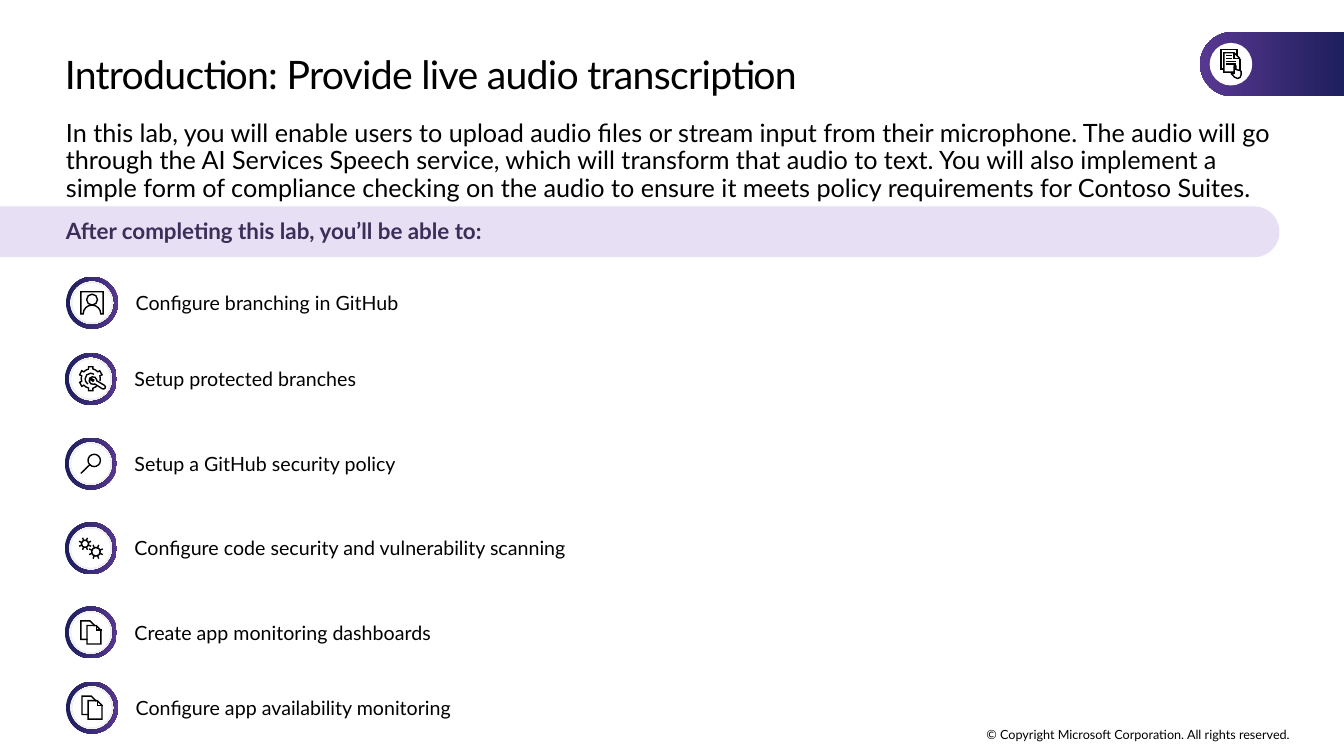
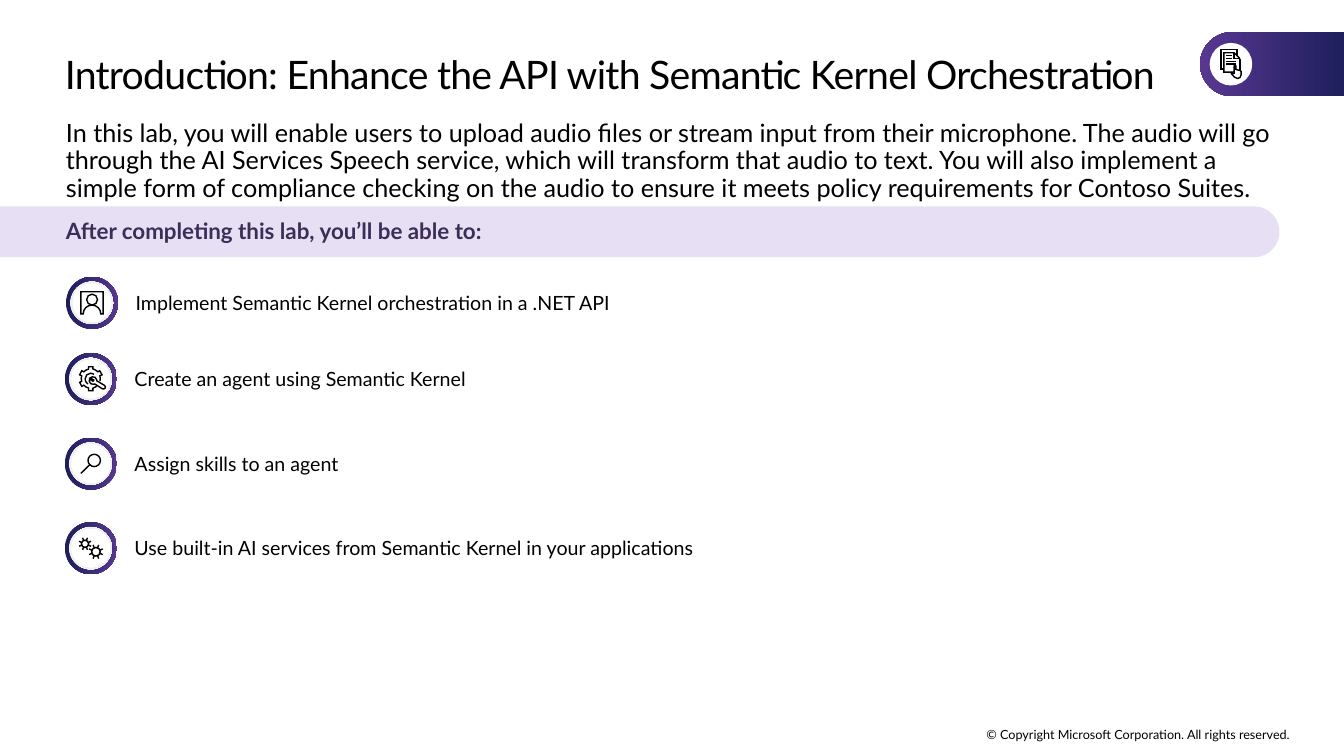
Before and after one commit to microsoft/TechExcel-Integrating-Azure-PaaS-and-AI-Services-for-AI-Design-Wins, a slide deck: slide 36 of slides/Lab Slides.pptx (slide 38 before the commit). Drawn at 1344x756 pixels with LibreOffice and Linux fonts; fonts in the diff are those of the drawing. Boxes give left, top, right and bottom in pixels: in the first picture for what was removed or moved away, otherwise in the second. Text is boxed around its words. In the diff, an @@ line names an element or a change of style, - is before the commit and + after.

```diff
--- a/slides/Lab Slides.pptx
+++ b/slides/Lab Slides.pptx
@@ title at (x1=65, y1=60, x2=1155, y2=90): text changed @@
-Introduction: Provide live audio transcription
+Introduction: Enhance the API with Semantic Kernel Orchestration
@@ text at (x1=136, y1=295, x2=610, y2=314): text changed @@
-  Configure branching in GitHub
+  Implement Semantic Kernel orchestration in a .NET API
@@ text at (x1=134, y1=371, x2=466, y2=390): text changed @@
-  Setup protected branches
+  Create an agent using Semantic Kernel
@@ text at (x1=134, y1=456, x2=338, y2=475): text changed @@
-  Setup a GitHub security policy
+  Assign skills to an agent
@@ text at (x1=134, y1=540, x2=693, y2=559): text changed @@
-  Configure code security and vulnerability scanning
+  Use built-in AI services from Semantic Kernel in your applications
@@ donut removed at (x1=65, y1=607, x2=117, y2=659) @@
@@ ellipse removed at (x1=72, y1=613, x2=111, y2=652) @@
@@ freeform shape removed at (x1=81, y1=621, x2=101, y2=644) @@
@@ text removed at (x1=134, y1=625, x2=431, y2=644) @@
-  Create app monitoring dashboards
@@ donut removed at (x1=66, y1=682, x2=118, y2=734) @@
@@ ellipse removed at (x1=73, y1=689, x2=112, y2=728) @@
@@ freeform shape removed at (x1=82, y1=697, x2=102, y2=720) @@
@@ text removed at (x1=136, y1=700, x2=451, y2=719) @@
-  Configure app availability monitoring
```
Also in this commit, not shown: 16 other slides changed, 10 slides added, 19 slides removed.
